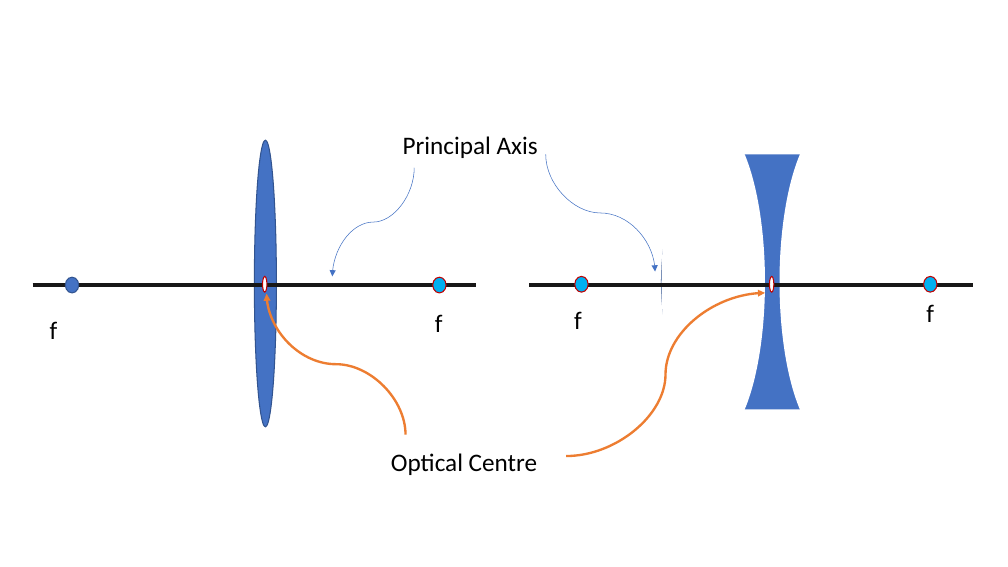
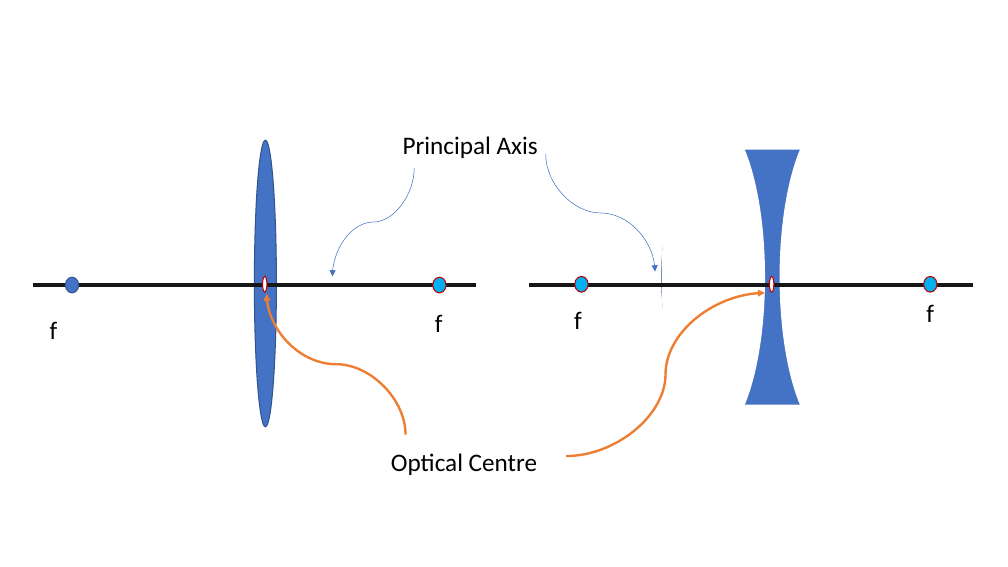
Before and after one commit to Physicspros/nucatom.gihub.io, a slide deck: slide 3 of science/lenses/l.pptx. Drawn at 1008x567 pixels with LibreOffice and Linux fonts; fonts in the diff are those of the drawing. Boxes give left, top, right and bottom in pixels: in the first picture for what was removed or moved away, otherwise in the second. Text is boxed around its words. In the diff, an @@ line names an element or a change of style, - is before the commit and + after.

```diff
--- a/science/lenses/l.pptx
+++ b/science/lenses/l.pptx
@@ 3 ellipses, 2 rectangles: place and size @@
-3 ellipses, 2 rectangles at (573, 42, 966, 523)
+3 ellipses, 2 rectangles at (573, 36, 966, 518)
```
Also in this commit, not shown: 2 slides added, 9 other files.
